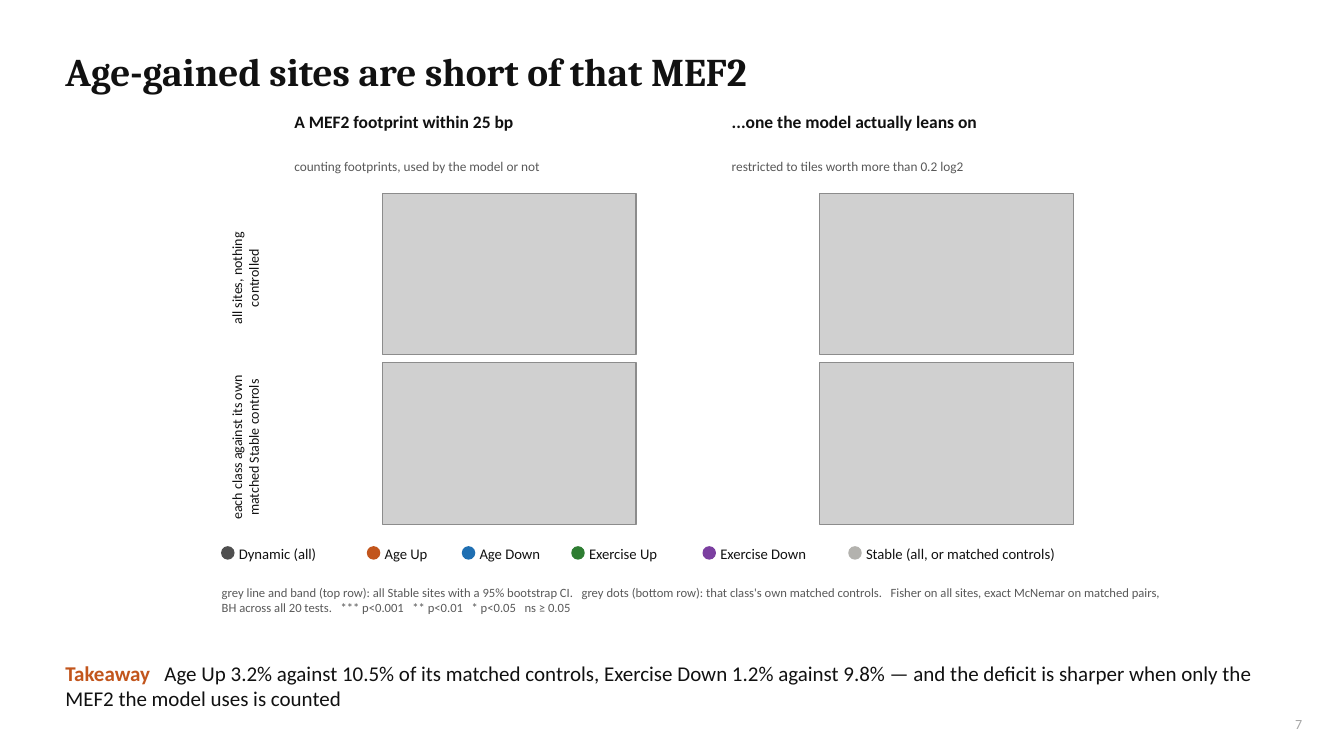
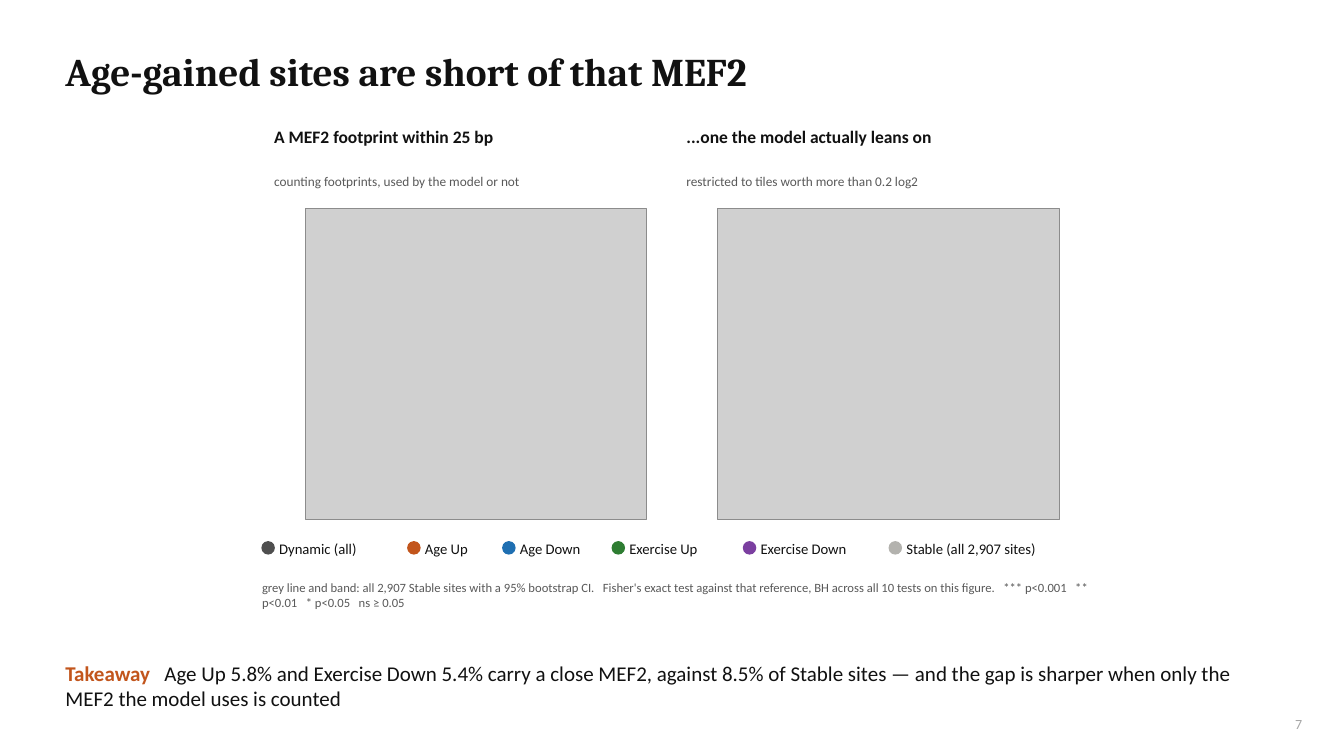
Before and after one commit to cytokine4242/Alpha_Genome_Ap1, a slide deck: slide 7 of Analysis/AP1_AlphaGenome_results.pptx. Drawn at 1344x756 pixels with LibreOffice and Linux fonts; fonts in the diff are those of the drawing; grey boxes stand for pictures. Boxes give left, top, right and bottom in pixels: in the first picture for what was removed or moved away, otherwise in the second. Text is boxed around its words. In the diff, an @@ line names an element or a change of style, - is before the commit and + after.

```diff
--- a/Analysis/AP1_AlphaGenome_results.pptx
+++ b/Analysis/AP1_AlphaGenome_results.pptx
@@ text "A MEF2 footprint within 25 ...": place and size @@
-text "A MEF2 footprint within 25 ..." at [294, 115, 514, 131]
+text "A MEF2 footprint within 25 ..." at [274, 130, 493, 146]
@@ text "...one the model actually leans ...": place and size @@
-text "...one the model actually leans ..." at [732, 115, 977, 131]
+text "...one the model actually leans ..." at [686, 130, 932, 146]
@@ text "counting footprints, used by the ...": place and size @@
-text "counting footprints, used by the ..." at [294, 162, 539, 174]
+text "counting footprints, used by the ..." at [274, 177, 519, 189]
@@ text "restricted to tiles worth more ...": place and size @@
-text "restricted to tiles worth more ..." at [732, 162, 963, 174]
+text "restricted to tiles worth more ..." at [686, 177, 918, 188]
@@ picture: place and size @@
-picture at [382, 194, 636, 355]
+picture at [306, 209, 647, 519]
@@ picture added at [718, 209, 1060, 519] @@
@@ picture removed at [820, 194, 1074, 355] @@
@@ text removed at [229, 236, 263, 324] @@
-all sites, nothing controlled
@@ text removed at [229, 377, 263, 519] @@
-each class against its own matched Stable controls
@@ picture removed at [382, 363, 636, 524] @@
@@ picture removed at [820, 363, 1074, 524] @@
@@ 6 ellipses, 5 texts: place and size @@
-6 ellipses, 5 texts at [222, 546, 861, 562]
+6 ellipses, 5 texts at [262, 542, 901, 557]
@@ text at [906, 543, 1035, 556]: text changed @@
-Stable (all, or matched controls)
+Stable (all 2,907 sites)
@@ text at [262, 583, 1067, 609]: text changed @@
-grey line and band (top row): all Stable sites with a 95% bootstrap CI. grey dots (bottom row): that class's own matched controls. Fisher on all sites, exact McNemar on matched pairs, BH across all 20 tests. *** p<0.001 ** p<0.01 * p<0.05 ns ≥ 0.05
+grey line and band: all 2,907 Stable sites with a 95% bootstrap CI. Fisher's exact test against that reference, BH across all 10 tests on this figure. *** p<0.001 ** p<0.01 * p<0.05 ns ≥ 0.05
@@ text at [65, 666, 1229, 706]: text changed @@
-Takeaway Age Up 3.2% against 10.5% of its matched controls, Exercise Down 1.2% against 9.8% — and the deficit is sharper when only the MEF2 the model uses is counted
+Takeaway Age Up 5.8% and Exercise Down 5.4% carry a close MEF2, against 8.5% of Stable sites — and the gap is sharper when only the MEF2 the model uses is counted
```
Also in this commit, not shown: 5 other slides changed, 1 slide added, 26 other files.
